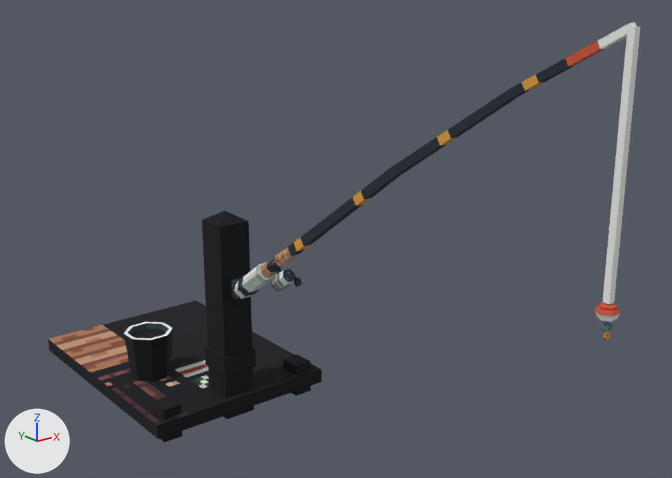
One commit to the glTF model public/models/rigs.glb: the scene before it, then after it.
The view is the same before and after, from a camera (50 mm lens) standing at (-2.81, -5.71, 2.79) and looking at (0.21, -1.94, 1.28). The axes (+X, +Y, +Z) are drawn at lower left. The lights are the same throughout. The first picture is the older version. Where no turn or scale is listed for an object, it has been applied to the vertices. Vertices at exactly the same position are counted once.

The first picture shows 'line', 'rod_station_body', 'sinker'.
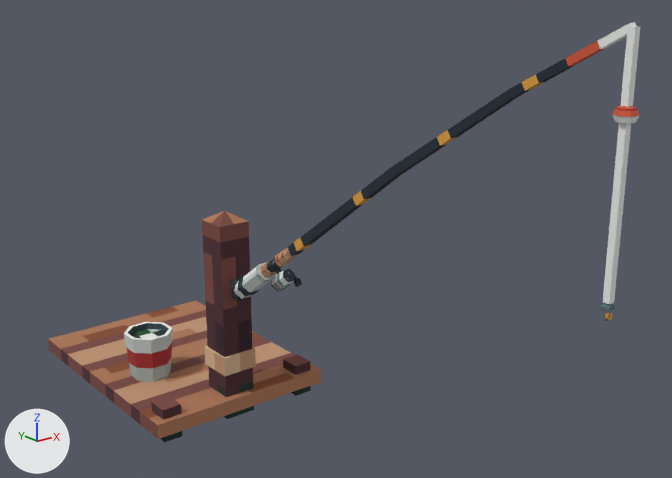
Edits to the bpy script that builds the scene:
```text
Change me_ts_rod_station_body:
    where me_ts_rod_station_body.from_pydata(...)  # 227 vertices, 346 faces; spans x -0.6..0.6, y -3.83..0.3, z 0.0..2.54
    used by ob_rod_station_body; location = (0.0, 0.0, 0.0)
    me_ts_rod_station_body part 1: texture (UV) coordinates of 94 of 346 faces, centred in x -0.6..0.6, y -1.3..0.3, z 0.02..1.26, changed; they spanned u 0.0..1.0, v 0.25..1.0 and now span u 0.0..0.31, v 0.47..1.0
Change me_ts_sinker:
    used by ob_sinker; location = (0.0, -3.819, 1.529)
    remove me_ts_sinker.from_pydata(...)  # 50 vertices, 88 faces; spans x -0.046..0.046, y -0.04..0.04, z -0.15..0.0
    add me_ts_sinker.from_pydata(...)  # 30 vertices, 52 faces; spans x -0.018..0.026, y -0.018..0.018, z -0.072..0.0
    me_ts_sinker part 2: the loose piece of 20 vertices spanning x -0.004..0.026, y -0.004..0.004, z -0.15..-0.117 is moved by (0.0, 0.0, 0.078)
    me_ts_sinker part 3: the loose piece of 10 vertices spanning x -0.018..0.018, y -0.018..0.018, z -0.117..-0.078 is deleted
    me_ts_sinker part 4
    19 vertices are removed from x -0.046..0.046, y -0.04..0.04, z -0.075..-0.012
    36 faces are deleted
    9 vertices are added at x -0.018..0.018, y -0.018..0.018, z -0.039..-0.012
    16 new faces join them
Add me_ts_bobber:
    me_ts_bobber.from_pydata(...)  # 20 vertices, 36 faces; spans x -0.0462..0.0462, y -0.04..0.04, z -0.0375..0.0375
    me_ts_bobber.materials.append(mat_ts_rigs_atlas)  # picture img_rod_station_tex
Add ob_bobber:
    ob_bobber = bpy.data.objects.new('bobber', me_ts_bobber)
    ob_bobber.location = (0.0, -3.819, 2.229)
```

Changed parts and their boxes [x1, y1, x2, y2] in the pictures (672 x 478 px; the box of a moved part takes in the faces that stretch with it):
'sinker', reshaped (42% narrower, 51% shorter): before [595, 302, 620, 340]; after [601, 303, 615, 321]
'bobber', added: after [612, 106, 640, 124]
part 1 of me_ts_rod_station_body, surface changed (lighter): [48, 211, 322, 442] in both
part 2 of me_ts_sinker, moved or reshaped: before [603, 331, 610, 340]; after [605, 312, 612, 321]
part 3 of me_ts_sinker, deleted: before [599, 322, 613, 331]
part 4 of me_ts_sinker, cut back: before [595, 302, 620, 322]; after [601, 303, 615, 312]
